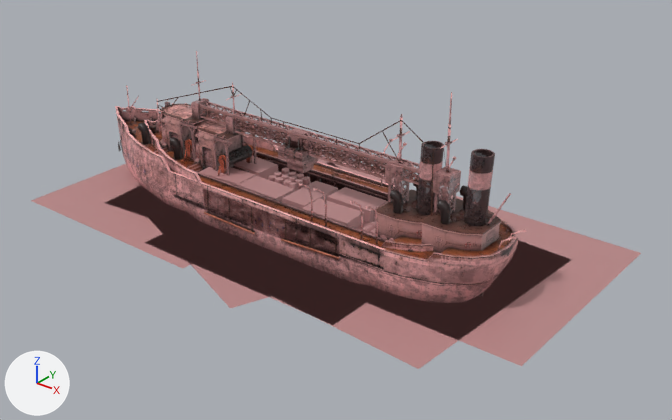
The Blender file hier0nimus-tutorials/04-making-new-ship/[Gameplay] Small Cargo Ship/data/graphics/vehicle/small_cargo_ship/small_cargo_ship.blend: old version first, new version second.
Camera for both pictures: a 50 mm lens placed at (8.57, -9.55, 6.44), pointed at (0.82, 0.15, 0.43). The axes (+X, +Y, +Z) are drawn at lower left. The lights are the same throughout.

Names of what the first picture shows: 'MODEL_small_cargo_ship_destruct', 'MODEL_small_cargo_ship_lod0', 'PROP_water_decal_boards_floating01', 'PROP_water_decal_boards_floating02', 'PROP_water_decal_boards_floating02.001', 'PROP_water_decal_boards_floating04', 'PROP_water_decal_boards_floating04.001', 'PROP_water_decal_boards_floating04.002'.
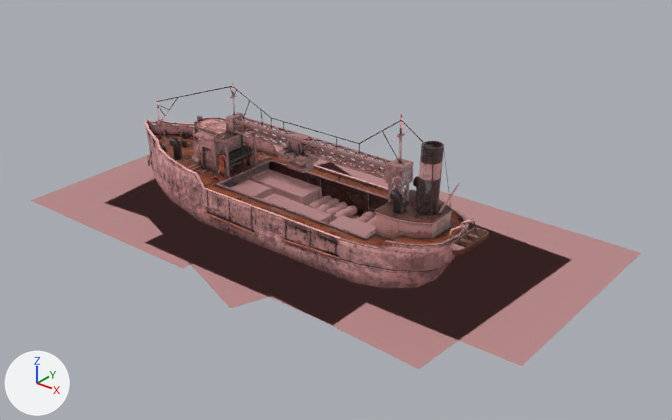
What changed in the scene script:
```text
Remove ob_model_small_cargo_ship_destruct:
    ob_model_small_cargo_ship_destruct = bpy.data.objects.new('MODEL_small_cargo_ship_destruct', me_mesh_0_022)
    ob_model_small_cargo_ship_destruct.parent = ob_main_file_small_cargo_ship
    ob_model_small_cargo_ship_destruct.location = (0.0, 0.0, 0.0726)
    ob_model_small_cargo_ship_destruct.scale = (0.91, 0.91, 0.91)
```

Where the change shows, as pixel boxes [x1, y1, x2, y2] in the pictures (672 x 420 px):
'MODEL_small_cargo_ship_destruct', deleted (brown)
    before: [115, 51, 526, 303]
    faces in mat_material__298: [115, 51, 526, 303]
    faces in mat_02___default (its picture is missing): [199, 155, 394, 241]
'PROP_wooden_box', unchanged, uncovered by the edit
    after: [248, 169, 322, 206]
